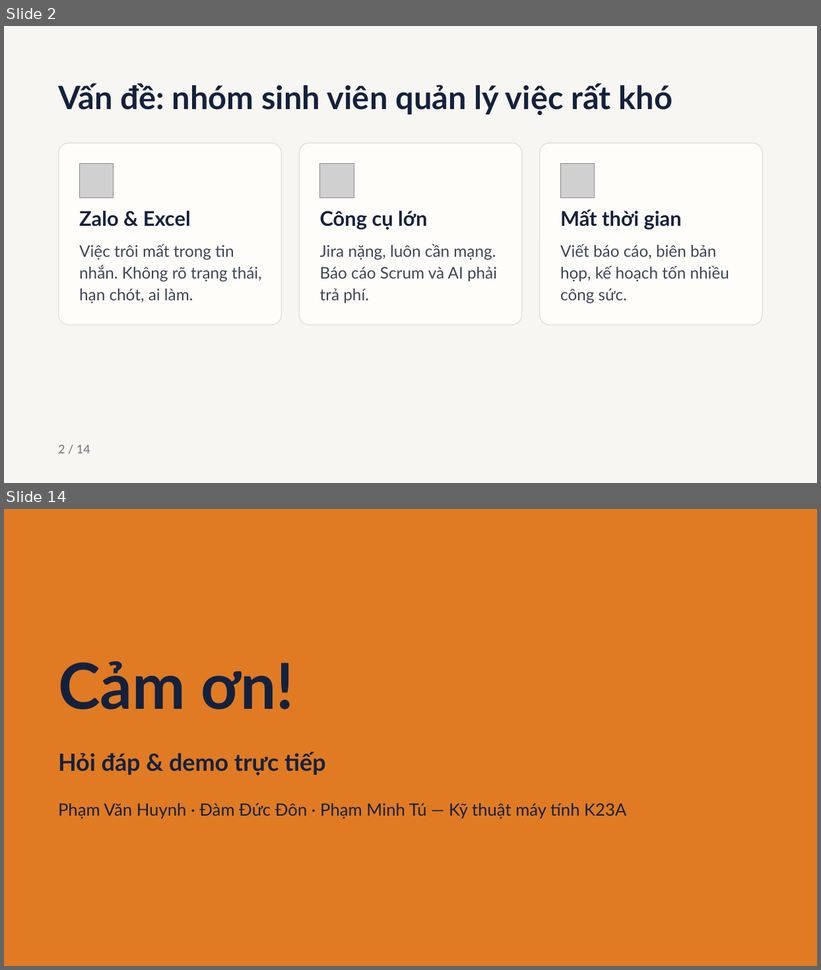
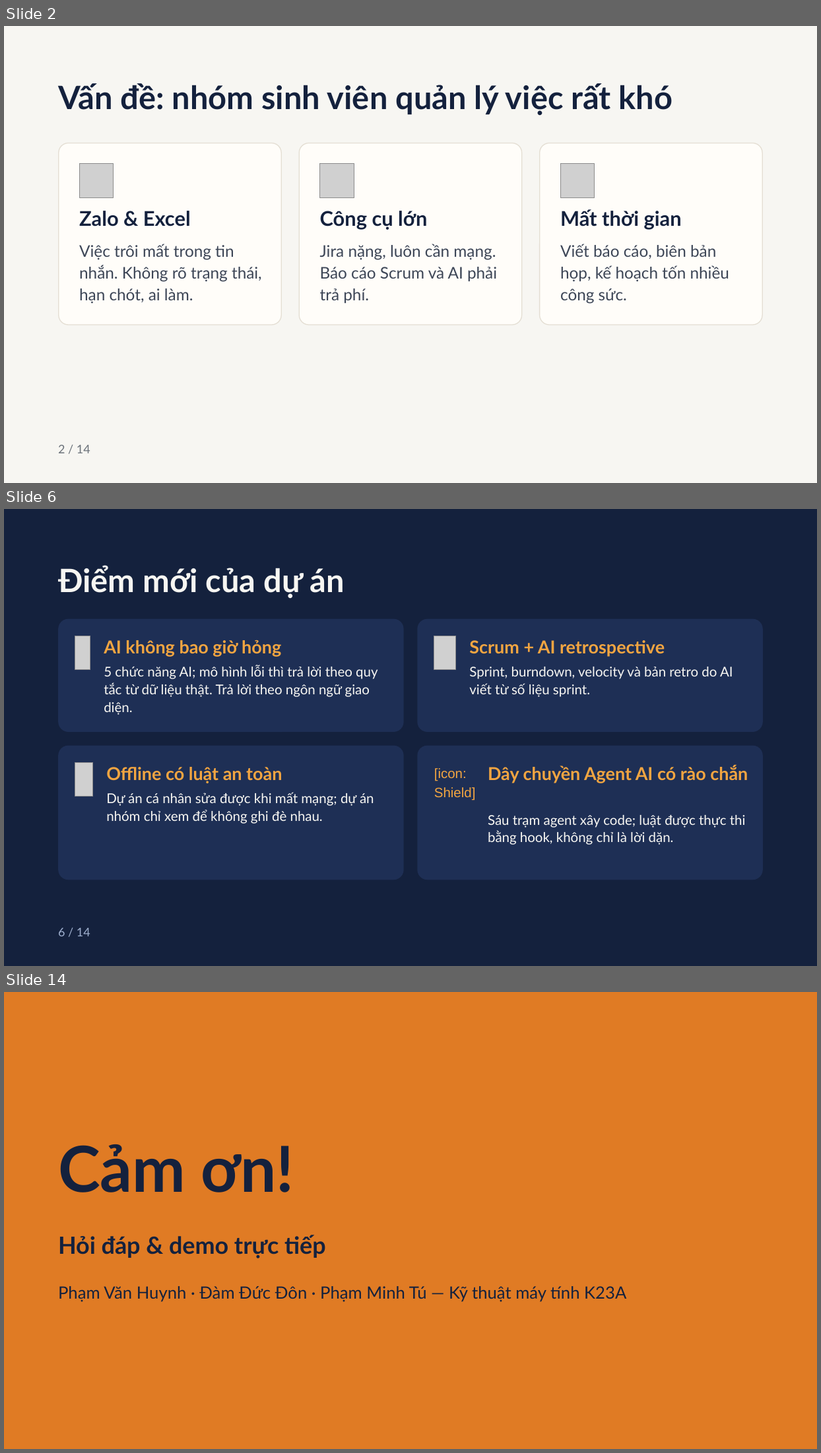
Before and after one commit to tupm2006/koshi, a slide deck: report/Slides-VI.pptx. Shown one above the other, each under a label of ours: slides 2 and 14 before the commit, slides 2, 6 and 14 after it; the slides between them are not shown. The pictures are 821x970 and 821x1453 pixels, drawn with LibreOffice and Linux fonts; fonts in the diff are those of the drawing; grey boxes stand for pictures. Boxes give left, top, right and bottom in pixels: in the first picture for what was removed or moved away, otherwise in the second. Text is boxed around its words. In the diff, an @@ line names an element or a change of style, - is before the commit and + after.

```diff
--- a/report/Slides-VI.pptx
+++ b/report/Slides-VI.pptx
@@ slide 6 added at (x1=4, y1=509, x2=817, y2=966), background #14213D @@
@@ title added at (x1=58, y1=565, x2=345, y2=598), 38 pt, text #F7F6F2, bold @@
+Điểm mới của dự án
@@ rounded rectangle added at (x1=58, y1=619, x2=404, y2=732), fill #1E2F55 @@
@@ rounded rectangle added at (x1=418, y1=619, x2=764, y2=732), fill #1E2F55 @@
@@ picture added at (x1=75, y1=636, x2=90, y2=670) @@
@@ text added at (x1=104, y1=640, x2=281, y2=657), 21 pt, text #F2A541, bold @@
+AI không bao giờ hỏng
@@ picture added at (x1=435, y1=636, x2=457, y2=670) @@
@@ text added at (x1=469, y1=640, x2=665, y2=657), 21 pt, text #F2A541, bold @@
+Scrum + AI retrospective
@@ text added at (x1=104, y1=665, x2=378, y2=715), 16 pt, text #F7F6F2 @@
+5 chức năng AI; mô hình lỗi thì trả lời theo quy tắc từ dữ liệu thật. Trả lời theo ngôn ngữ giao diện.
@@ text added at (x1=469, y1=667, x2=733, y2=697), 16 pt, text #F7F6F2 @@
+Sprint, burndown, velocity và bản retro do AI viết từ số liệu sprint.
@@ rounded rectangle added at (x1=58, y1=746, x2=404, y2=881), fill #1E2F55 @@
@@ rounded rectangle added at (x1=418, y1=746, x2=764, y2=881), fill #1E2F55 @@
@@ picture added at (x1=75, y1=762, x2=93, y2=797) @@
@@ text added at (x1=488, y1=765, x2=748, y2=784), 21 pt, text #F2A541, bold @@
+Dây chuyền Agent AI có rào chắn
@@ text added at (x1=106, y1=767, x2=282, y2=784), 21 pt, text #F2A541, bold @@
+Offline có luật an toàn
@@ text added at (x1=434, y1=768, x2=476, y2=801), 16 pt, text #F2A541 @@
+[icon: Shield]
@@ text added at (x1=106, y1=792, x2=374, y2=824), 16 pt, text #F7F6F2 @@
+Dự án cá nhân sửa được khi mất mạng; dự án nhóm chỉ xem để không ghi đè nhau.
@@ text added at (x1=488, y1=815, x2=746, y2=845), 16 pt, text #F7F6F2 @@
+Sáu trạm agent xây code; luật được thực thi bằng hook, không chỉ là lời dặn.
@@ text added at (x1=58, y1=928, x2=90, y2=937), 14 pt, text #9FB0CF @@
+6 / 14
```
Also in this commit, not shown: 4 slides changed, 6 other slides added, 7 slides removed, 1 other file.
